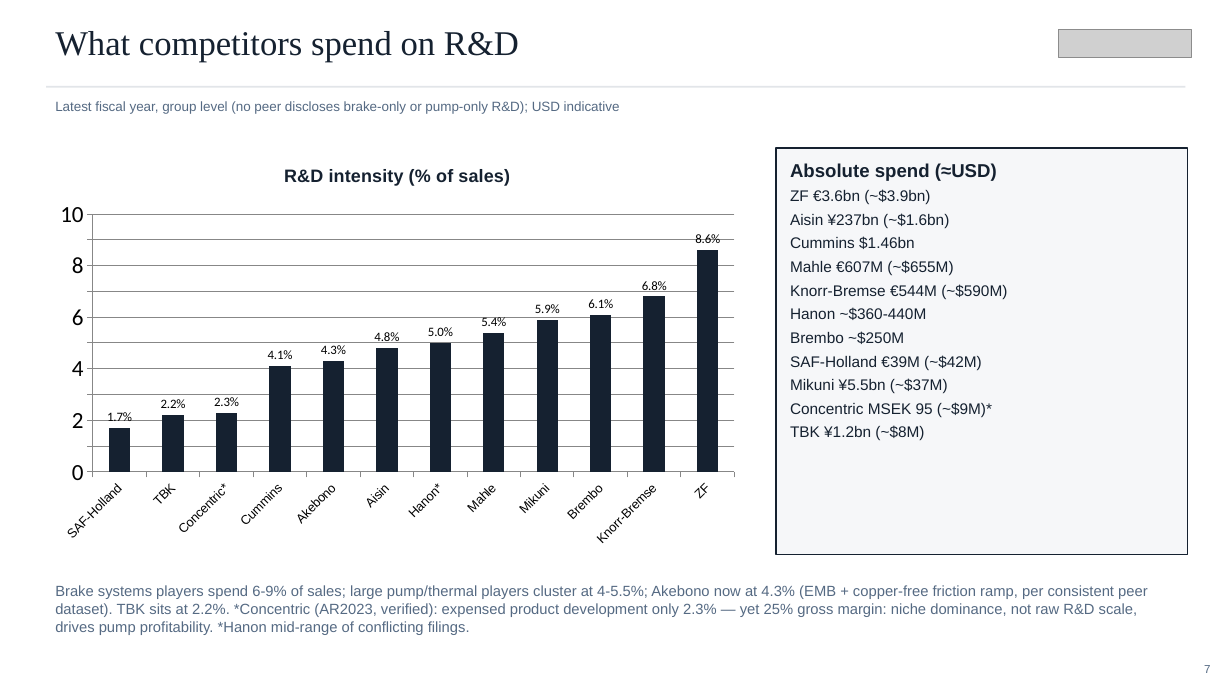
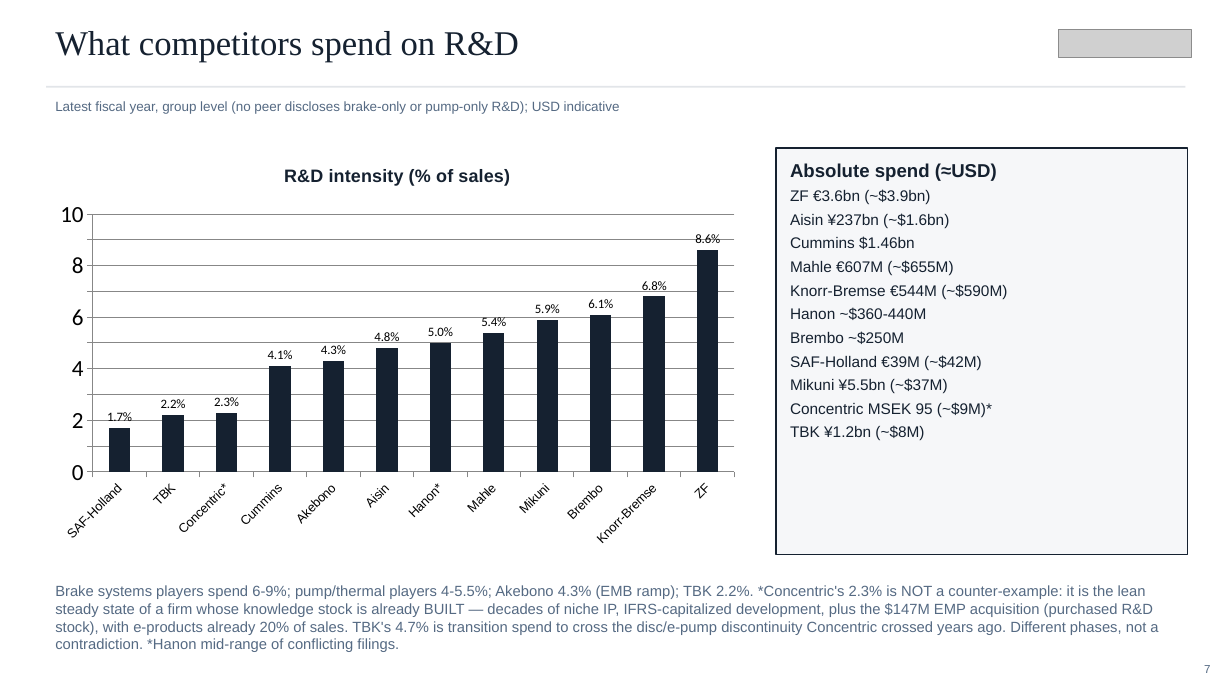
Before and after one commit to charette-lab/Claude, a slide deck: slide 7 of TBK_rd_gap_slides.pptx. Drawn at 1232x693 pixels with LibreOffice and Linux fonts; fonts in the diff are those of the drawing; grey boxes stand for pictures. Boxes give left, top, right and bottom in pixels: in the first picture for what was removed or moved away, otherwise in the second. Text is boxed around its words. In the diff, an @@ line names an element or a change of style, - is before the commit and + after.

```diff
--- a/TBK_rd_gap_slides.pptx
+++ b/TBK_rd_gap_slides.pptx
@@ text at bbox=[55, 585, 1158, 652]: text changed @@
-Brake systems players spend 6-9% of sales; large pump/thermal players cluster at 4-5.5%; Akebono now at 4.3% (EMB + copper-free friction ramp, per consistent peer dataset). TBK sits at 2.2%. *Concentric (AR2023, verified): expensed product development only 2.3% — yet 25% gross margin: niche dominance, not raw R&D scale, drives pump profitability. *Hanon mid-range of conflicting filings.
+Brake systems players spend 6-9%; pump/thermal players 4-5.5%; Akebono 4.3% (EMB ramp); TBK 2.2%. *Concentric's 2.3% is NOT a counter-example: it is the lean steady state of a firm whose knowledge stock is already BUILT — decades of niche IP, IFRS-capitalized development, plus the $147M EMP acquisition (purchased R&D stock), with e-products already 20% of sales. TBK's 4.7% is transition spend to cross the disc/e-pump discontinuity Concentric crossed years ago. Different phases, not a contradiction. *Hanon mid-range of conflicting filings.
```
Also in this commit, not shown: 6 other slides changed, 3 other files.
